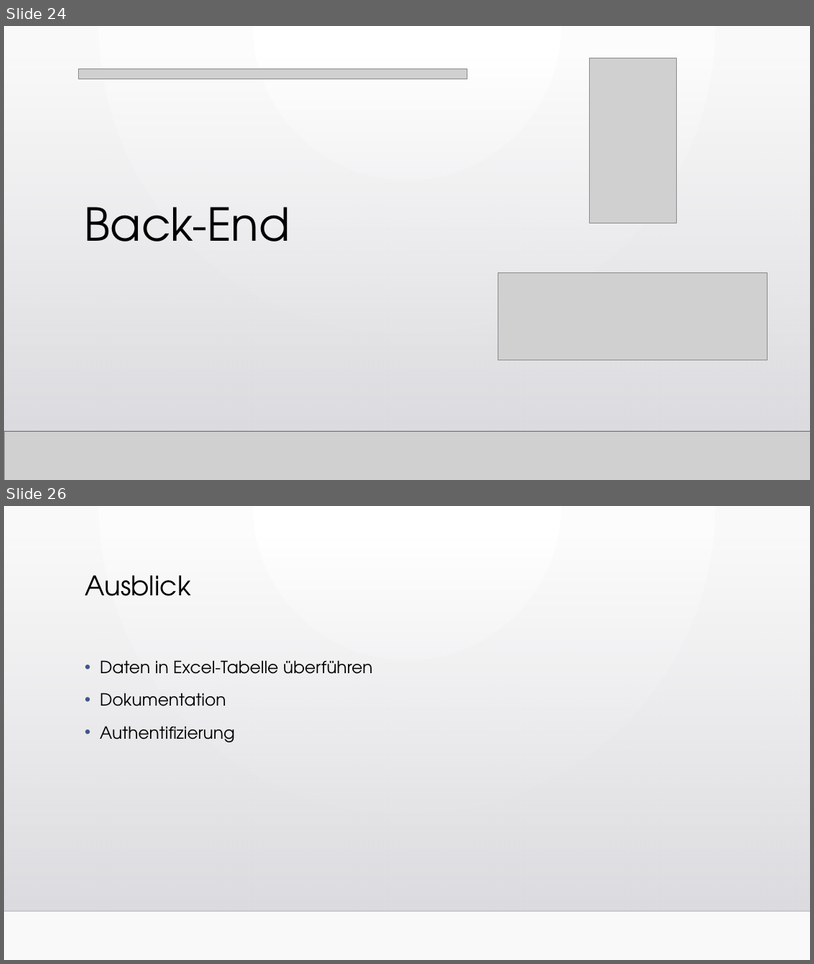
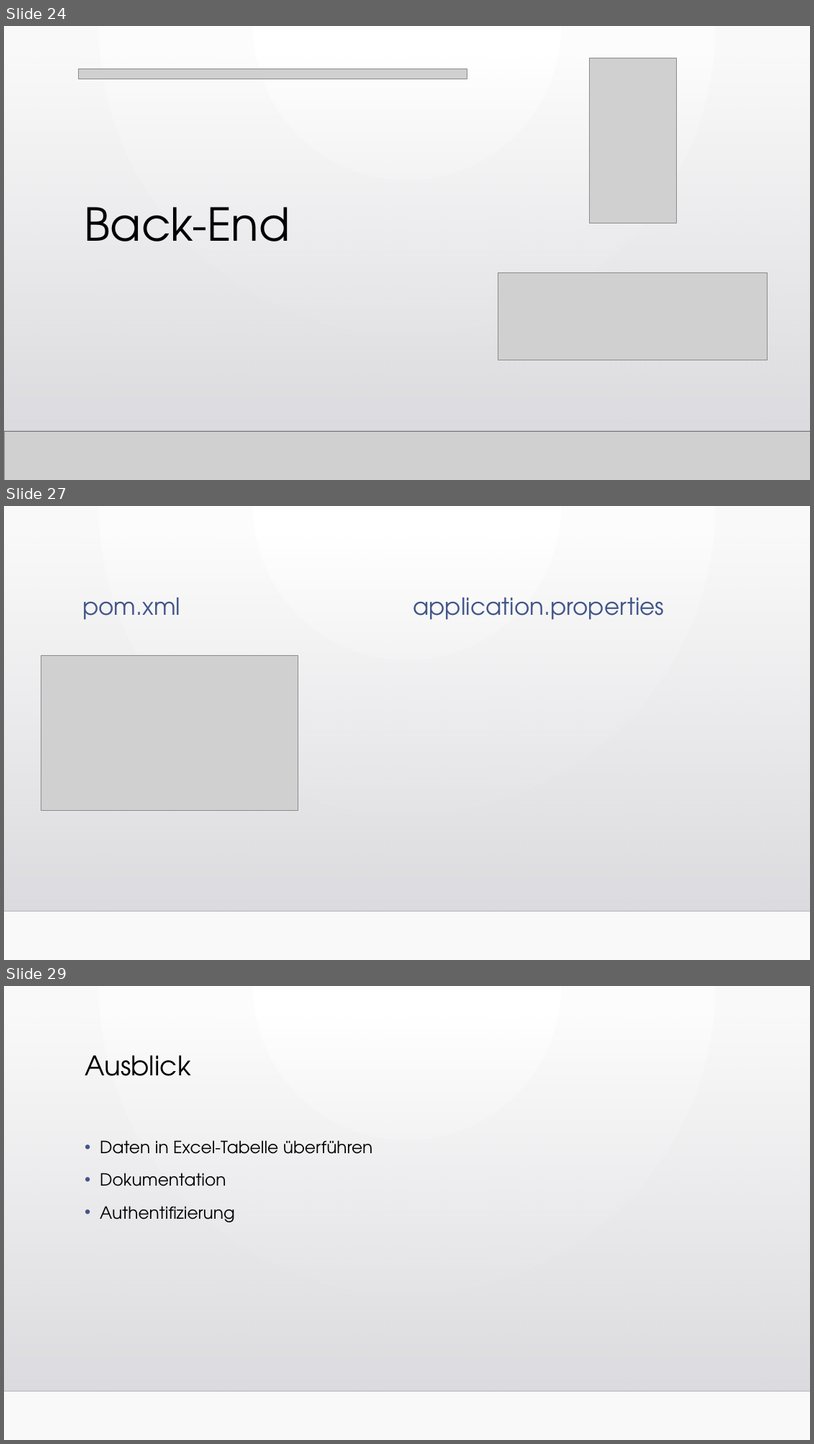
Before and after one commit to WebEngineering18/Pr-sentation, a slide deck: Fragebogen zum Status der Bauqualität.pptx. Shown one above the other, each under a label of ours: slides 24 and 26 before the commit, slides 24, 27 and 29 after it; the slides between them are not shown. The pictures are 814x964 and 814x1444 pixels, drawn with LibreOffice and Linux fonts; fonts in the diff are those of the drawing; grey boxes stand for pictures; background and template pictures are left out. Boxes give left, top, right and bottom in pixels: in the first picture for what was removed or moved away, otherwise in the second. Text is boxed around its words. In the diff, an @@ line names an element or a change of style, - is before the commit and + after.

```diff
--- a/Fragebogen zum Status der Bauqualität.pptx
+++ b/Fragebogen zum Status der Bauqualität.pptx
@@ slide 27 added at [4, 506, 810, 960], background gradient #FFFFFF to #FAFAFA; not listed: 2 template elements that a slide beside it also shows @@
@@ text added at [82, 597, 180, 620], 28 pt, text #415588 @@
+pom.xml
@@ text added at [413, 597, 664, 620], 28 pt, text #415588 @@
+application.properties
@@ picture added at [41, 656, 298, 811] @@
@@ what was slide 26 is now slide 29 @@
```
Also in this commit, not shown: 2 other slides added, 1 other file.
